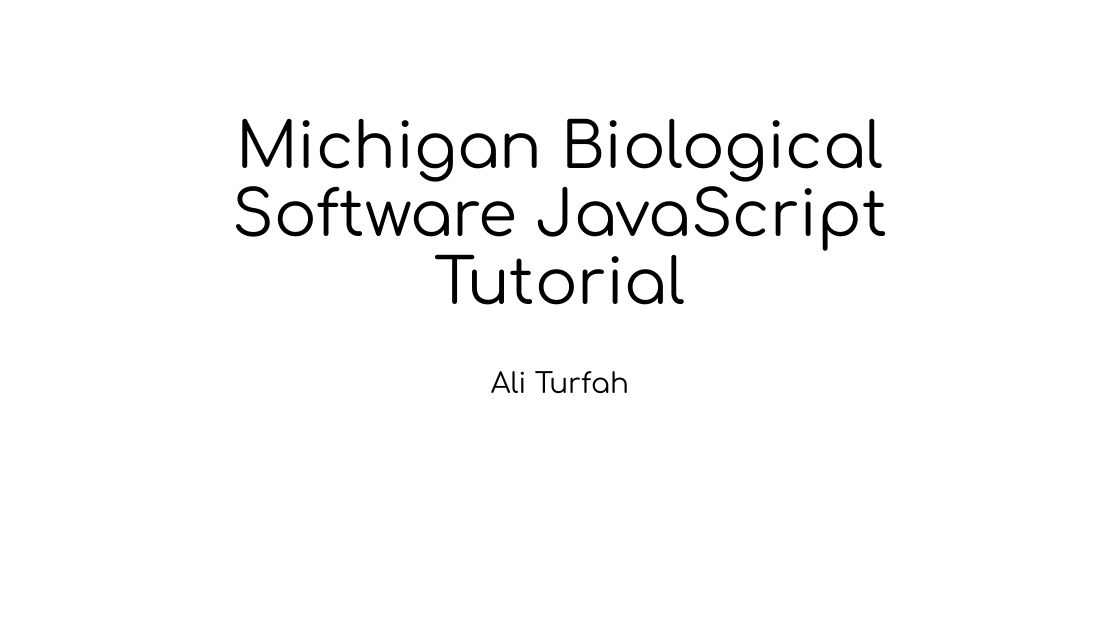
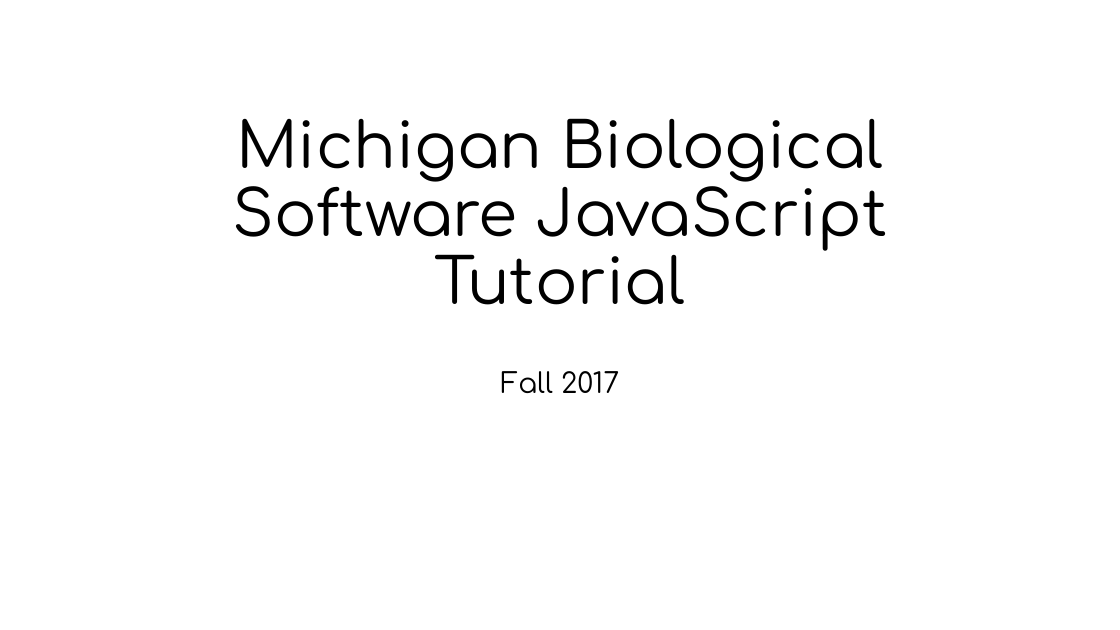
Before and after one commit to MiBioSoft2017/2017FallBootCamp, a slide deck: slide 1 of Javascript/JS Tutorial.pptx. Drawn at 1120x630 pixels with LibreOffice and Linux fonts; fonts in the diff are those of the drawing. Boxes give left, top, right and bottom in pixels: in the first picture for what was removed or moved away, otherwise in the second. Text is boxed around its words. In the diff, an @@ line names an element or a change of style, - is before the commit and + after.

Commit message:
Finish JS Tutorial

```diff
--- a/Javascript/JS Tutorial.pptx
+++ b/Javascript/JS Tutorial.pptx
@@ subtitle at bbox=[501, 371, 619, 393]: text changed @@
-Ali Turfah
+Fall 2017
```
Also in this commit, not shown: 3 other slides changed, 13 slides added, 2 slides removed.
